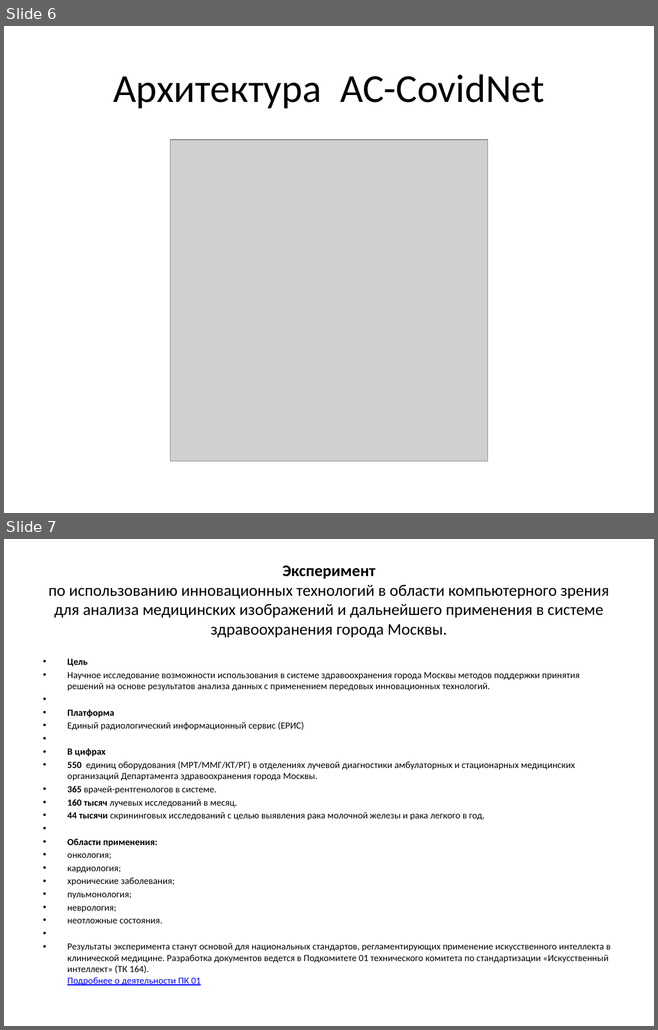
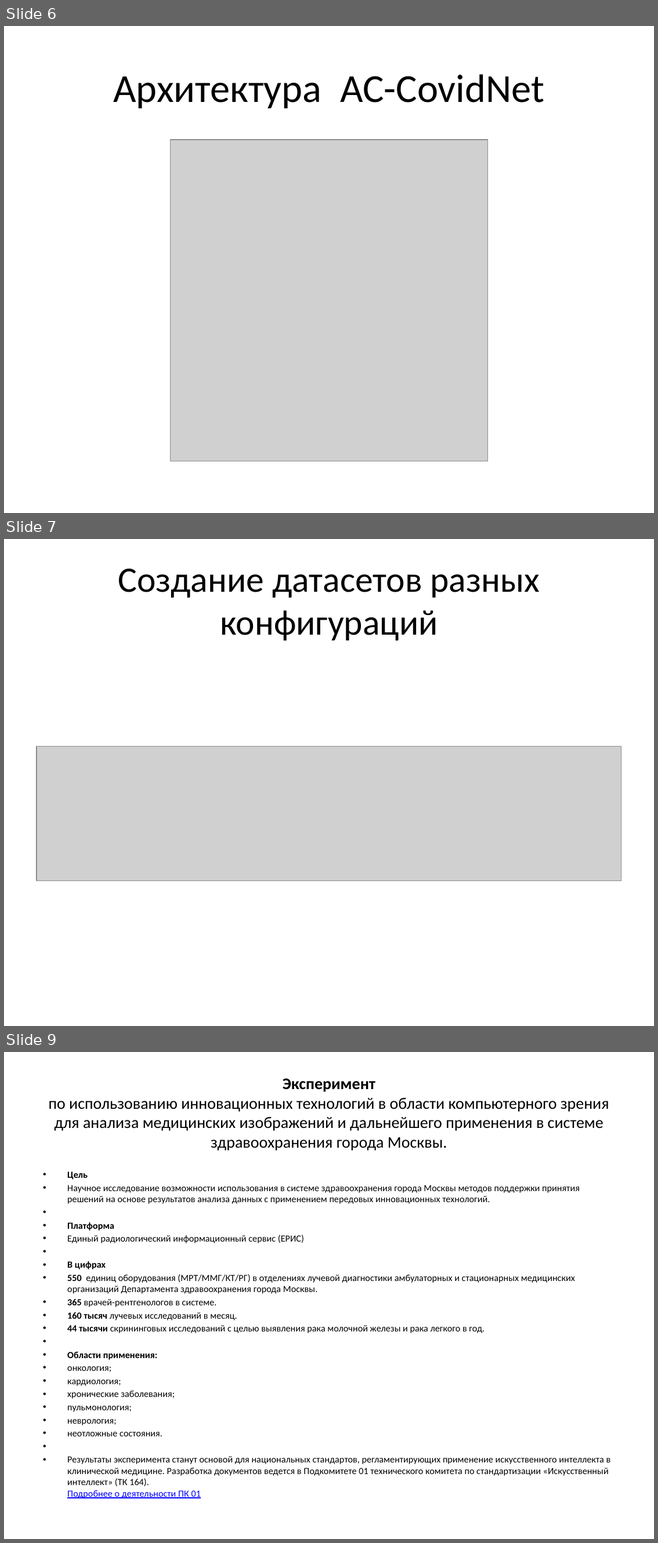
Before and after one commit to koshkit/VKR, a slide deck: slides.pptx. Shown one above the other, each under a label of ours: slides 6 and 7 before the commit, slides 6, 7 and 9 after it; the slides between them are not shown. The pictures are 658x1030 and 658x1543 pixels, drawn with LibreOffice and Linux fonts; fonts in the diff are those of the drawing; grey boxes stand for pictures. Boxes give left, top, right and bottom in pixels: in the first picture for what was removed or moved away, otherwise in the second. Text is boxed around its words. In the diff, an @@ line names an element or a change of style, - is before the commit and + after.

```diff
--- a/slides.pptx
+++ b/slides.pptx
@@ slide 7 added at (4, 539, 654, 1026), background #FFFFFF @@
@@ title added at (118, 569, 539, 641), 39.6 pt, text #000000 @@
+Создание датасетов разных конфигураций
@@ picture added at (36, 746, 621, 881) @@
@@ what was slide 7 is now slide 9 @@
```
Also in this commit, not shown: 2 other slides added, 2 other files.
